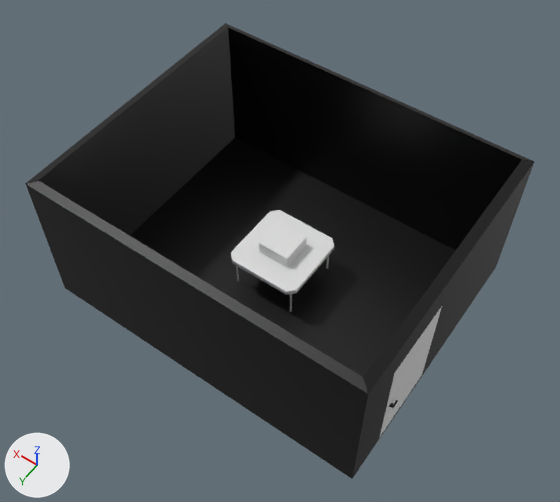
The OBJ model 3Dtests/Content/Room.obj as it was, and as the next commit left it.
The view is the same before and after, from a camera (50 mm lens) standing at (-16.6, 23.6, 39.3) and looking at (-0.5, 1.0, 3.9). Every picture has the same lights, and +X, +Y and +Z are marked at lower left. Where no turn or scale is listed for an object, it has been applied to the vertices.

Objects in the first picture: 'Door_Cube.002', 'Room_Cube.001', 'Table_Cube.008', 'ZDummy_Cube.003'.
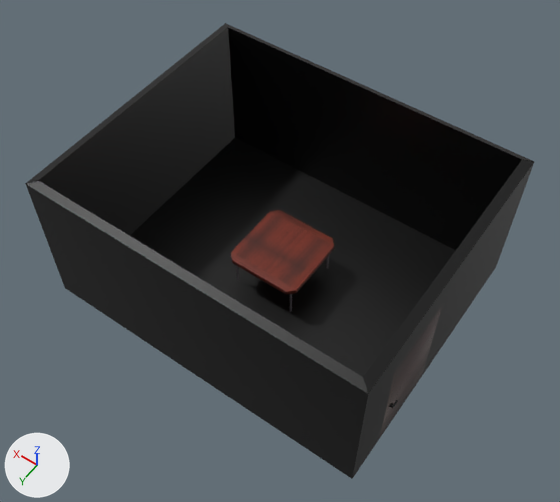
Changed parts and their boxes (x1, y1, x2, y2) in the pictures (560 x 502 px; the box of a moved part takes in the faces that stretch with it):
'Table_Cube.008', surface changed (white to brown): (231, 210, 334, 312) in both
'Door_Cube.002', surface changed (grey to black): (379, 306, 442, 438) in both
'ZDummy_Cube.003', deleted: before (259, 222, 306, 267)
part 1 of me_room_cube_001, moved or reshaped: (228, 91, 446, 440) in both

The change, as a list of edits to the scene's bpy script:
```text
Add img_table_png:
    img_table_png = load_image('Table.png', 'Table.png', 1024, 1024, 'sRGB')
Add img_door_jpg:
    img_door_jpg = load_image('door.jpg', 'door.jpg', 500, 1150, 'sRGB')
Change mat_dorr:
    remove mat_dorr.base_color = (0.8, 0.8, 0.8)  # white #e7e7e7
    add mat_dorr.texture = img_door_jpg
    mat_dorr.roughness: 0.431 -> 0.526
Change mat_table:
    remove mat_table.base_color = (0.8, 0.8, 0.8)  # white #e7e7e7
    add mat_table.texture = img_table_png
    mat_table.roughness: 0.431 -> 0.526
Change me_room_cube_001:
    used by ob_room_cube_001; location = (0.0, 0.0, 0.0)
    remove me_room_cube_001.from_pydata(...)  # 36 vertices, 28 faces; spans x -10.6..10.6, y -8.5..8.5, z -0.2..9.5
    add me_room_cube_001.from_pydata(...)  # 51 vertices, 36 faces; spans x -10.6..10.6, y -8.5..8.5, z -0.2..9.5
    me_room_cube_001 part 1
    16 faces are deleted
    15 vertices are added at x -10.6..-10.0, y 1.1..5.8, z 0.0..7.2
    24 new faces join them
Remove ob_zdummy_cube_003:
    ob_zdummy_cube_003 = bpy.data.objects.new('ZDummy_Cube.003', me_zdummy_cube_003)
    ob_zdummy_cube_003.location = (0.0, 0.0, 0.0)
```
